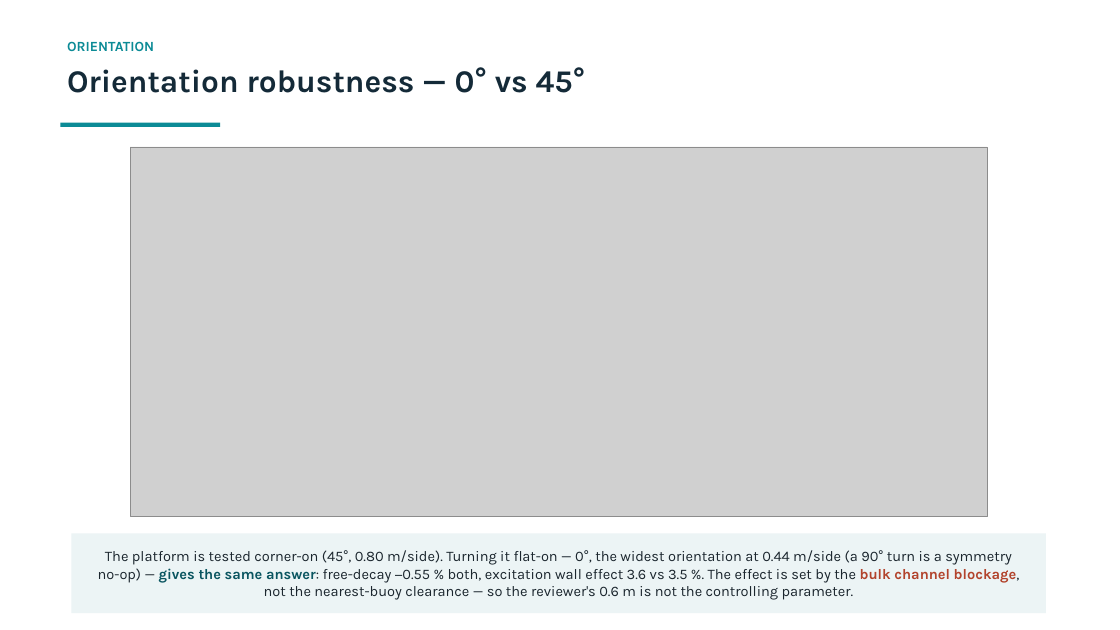
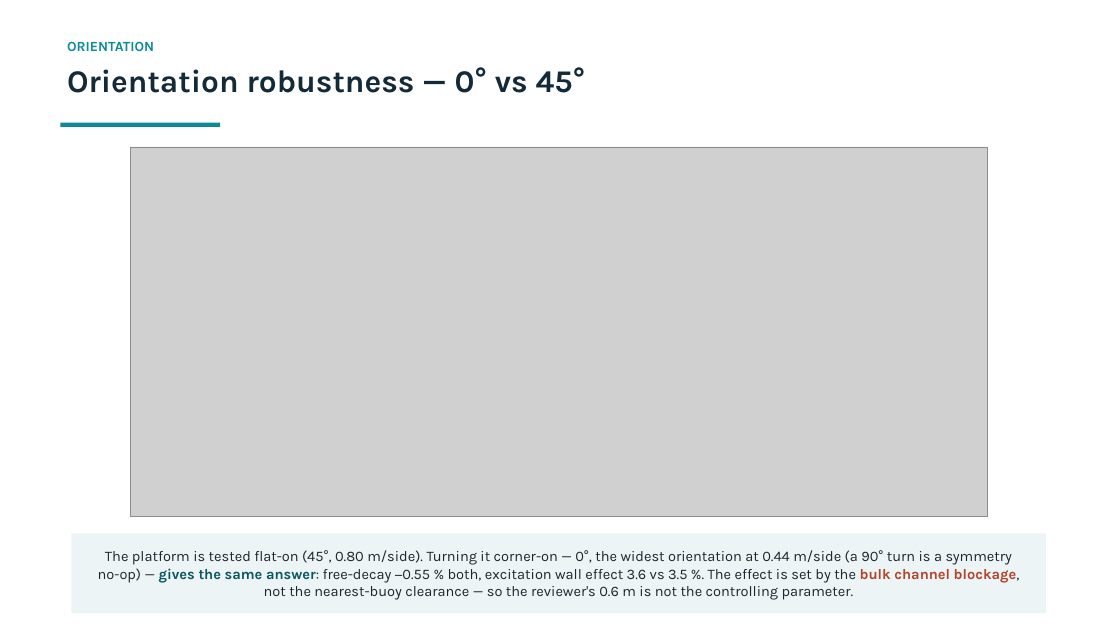
Before and after one commit to xabi80/HSP, a slide deck: slide 11 of studies/platform-12buoy/flume-wall-effect/Flume_wall_effect_technical.pptx. Drawn at 1120x630 pixels with LibreOffice and Linux fonts; fonts in the diff are those of the drawing; grey boxes stand for pictures. Boxes give left, top, right and bottom in pixels: in the first picture for what was removed or moved away, otherwise in the second. Text is boxed around its words. In the diff, an @@ line names an element or a change of style, - is before the commit and + after.

```diff
--- a/studies/platform-12buoy/flume-wall-effect/Flume_wall_effect_technical.pptx
+++ b/studies/platform-12buoy/flume-wall-effect/Flume_wall_effect_technical.pptx
@@ text at bbox=[98, 550, 1020, 600]: text changed @@
-The platform is tested corner-on (45°, 0.80 m/side). Turning it flat-on — 0°, the widest orientation at 0.44 m/side (a 90° turn is a symmetry no-op) — gives the same answer: free-decay −0.55 % both, excitation wall effect 3.6 vs 3.5 %. The effect is set by the bulk channel blockage, not the nearest-buoy clearance — so the reviewer's 0.6 m is not the controlling parameter.
+The platform is tested flat-on (45°, 0.80 m/side). Turning it corner-on — 0°, the widest orientation at 0.44 m/side (a 90° turn is a symmetry no-op) — gives the same answer: free-decay −0.55 % both, excitation wall effect 3.6 vs 3.5 %. The effect is set by the bulk channel blockage, not the nearest-buoy clearance — so the reviewer's 0.6 m is not the controlling parameter.
```
Also in this commit, not shown: 2 other slides changed, 7 other files.
